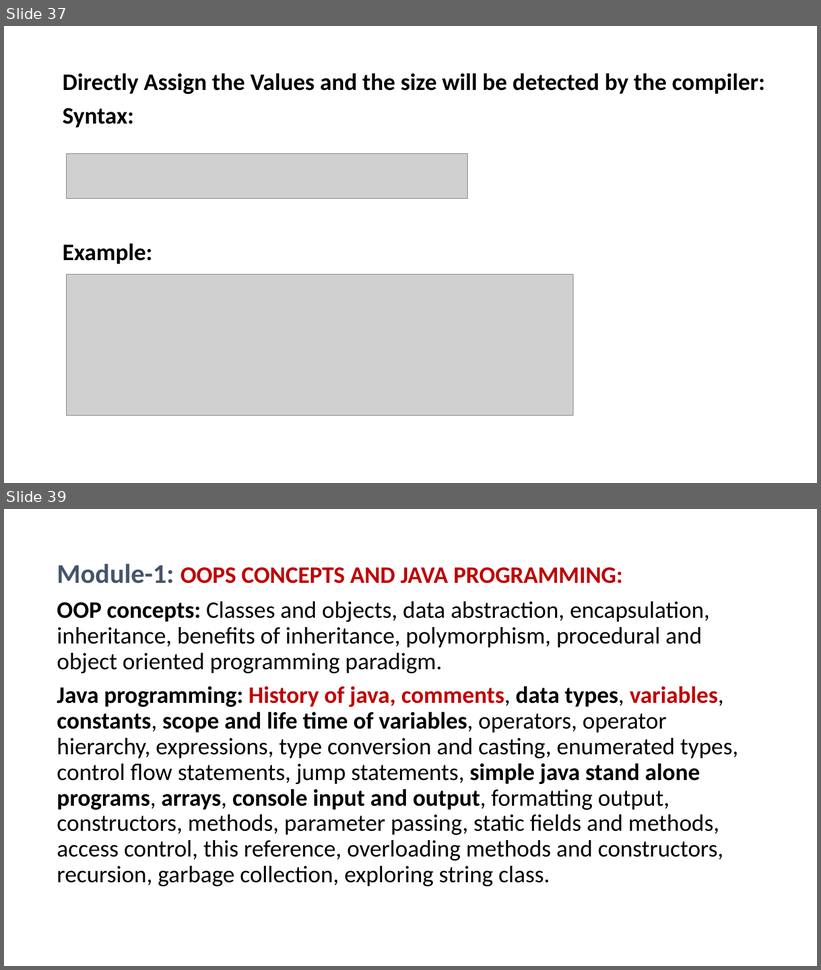
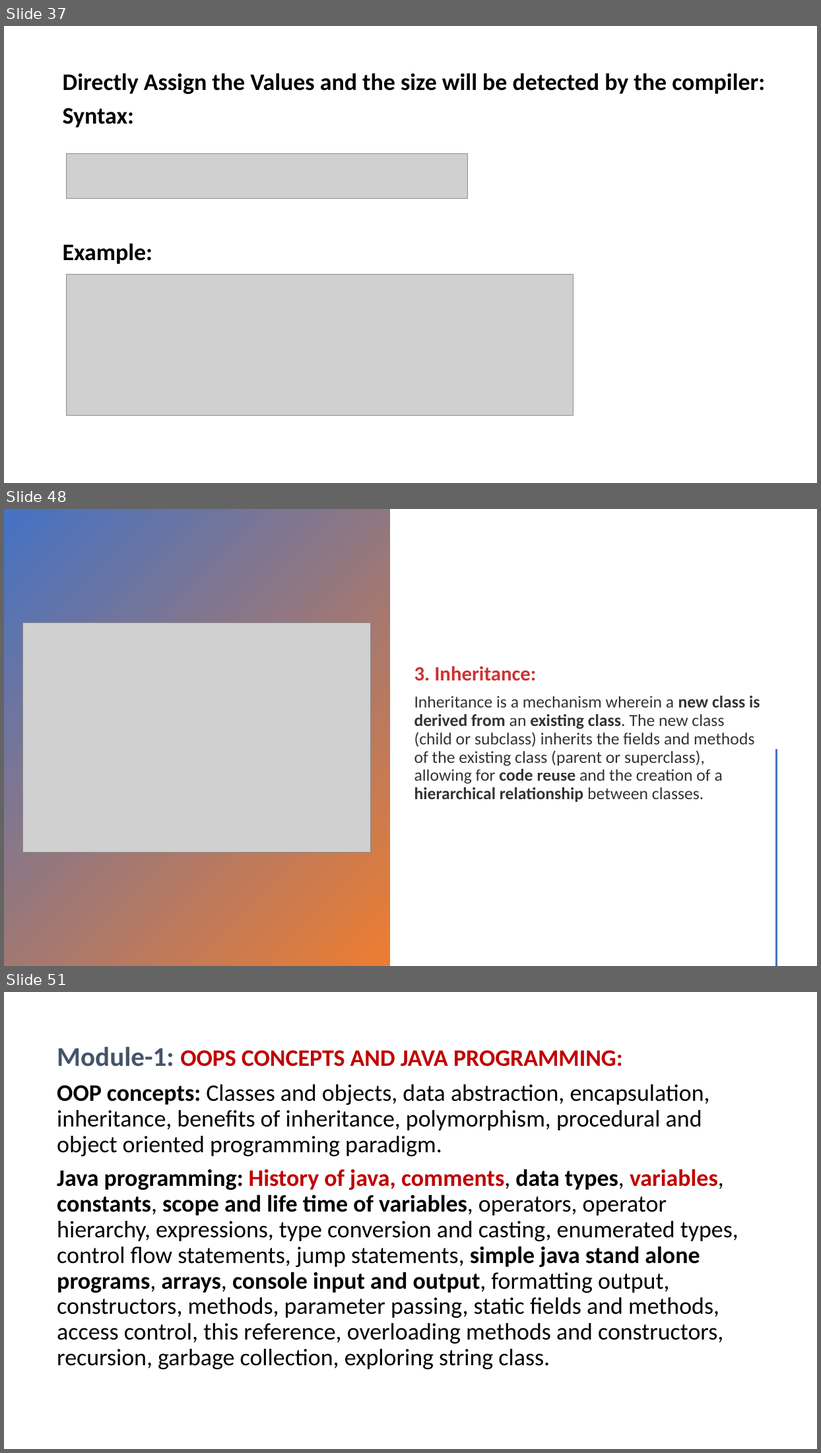
Before and after one commit to PRAMOD-VISHNU-NAIK/MCA-2nd-Sem-Shridevi-College, a slide deck: Theory Class-Notes/Java MCA-2.pptx. Shown one above the other, each under a label of ours: slides 37 and 39 before the commit, slides 37, 48 and 51 after it; the slides between them are not shown. The pictures are 821x970 and 821x1453 pixels, drawn with LibreOffice and Linux fonts; fonts in the diff are those of the drawing; grey boxes stand for pictures. Boxes give left, top, right and bottom in pixels: in the first picture for what was removed or moved away, otherwise in the second. Text is boxed around its words. In the diff, an @@ line names an element or a change of style, - is before the commit and + after.

```diff
--- a/Theory Class-Notes/Java MCA-2.pptx
+++ b/Theory Class-Notes/Java MCA-2.pptx
@@ slide 48 added at box(4, 509, 817, 966), background #FFFFFF @@
@@ rectangle added at box(4, 509, 389, 966), fill gradient #4472C4 to #ED7D31 @@
@@ picture added at box(23, 623, 371, 853) @@
@@ text added at box(415, 666, 760, 802), 20 pt, text #000000 at 80% opacity @@
+3. Inheritance:
+Inheritance is a mechanism wherein a new class is derived from an existing class. The new class (child or subclass) inherits the fields and methods of the existing class (parent or superclass), allowing for code reuse and the creation of a hierarchical relationship between classes.
@@ line added from (777, 750) to (777, 966), #ED7D31 2 pt @@
@@ what was slide 39 is now slide 51 @@
```
Also in this commit, not shown: 12 other slides added, 34 other files.
